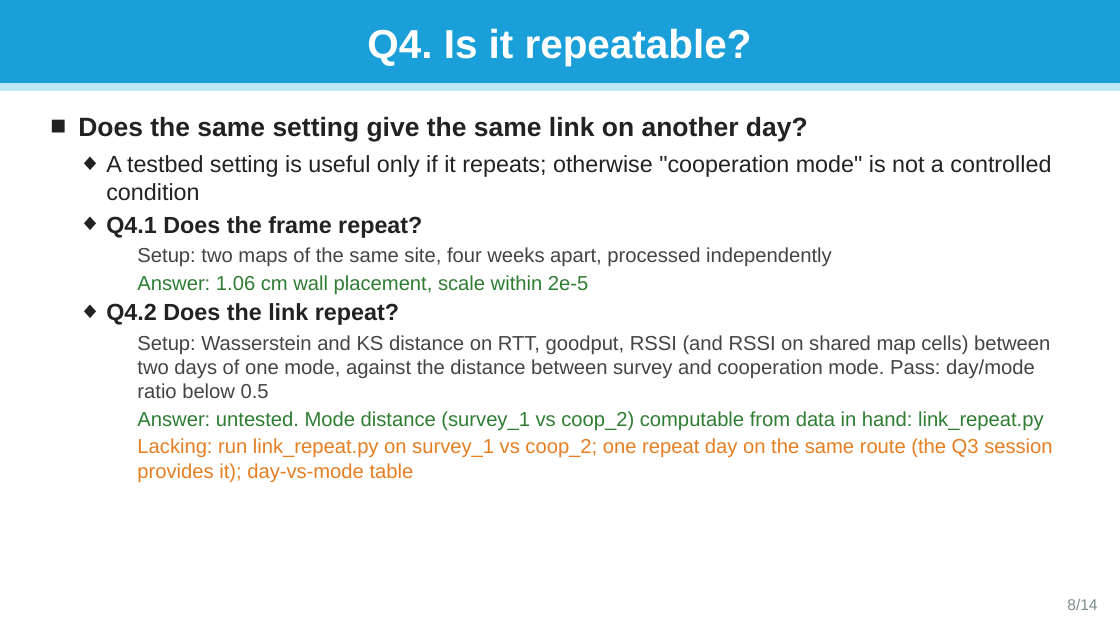
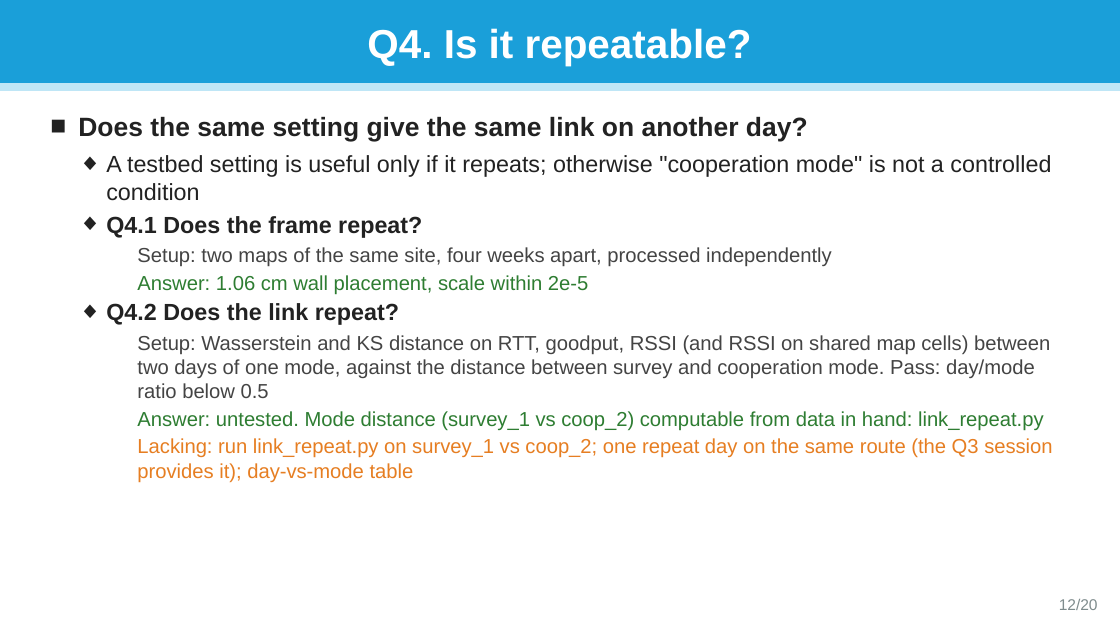
Before and after one commit to jorichee14/Others, a slide deck: slide 12 of scoop_testbed_paper/SCooP-iT_testbed_questions.pptx (slide 8 before the commit). Drawn at 1120x630 pixels with LibreOffice and Linux fonts; fonts in the diff are those of the drawing. Boxes give left, top, right and bottom in pixels: in the first picture for what was removed or moved away, otherwise in the second. Text is boxed around its words. In the diff, an @@ line names an element or a change of style, - is before the commit and + after.

```diff
--- a/scoop_testbed_paper/SCooP-iT_testbed_questions.pptx
+++ b/scoop_testbed_paper/SCooP-iT_testbed_questions.pptx
@@ text at [1059, 599, 1098, 610]: text changed @@
-8/14
+12/20
```
Also in this commit, not shown: 13 other slides changed, 6 slides added, 1 other file.
